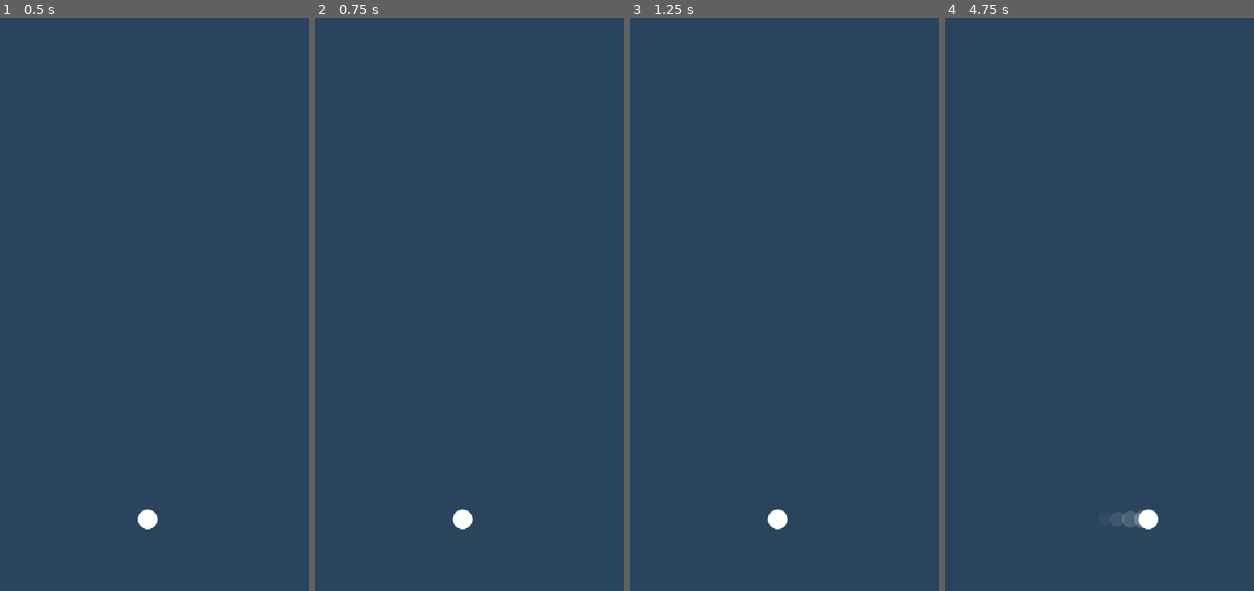
Above: before the commit, frames 1-4 (left to right).
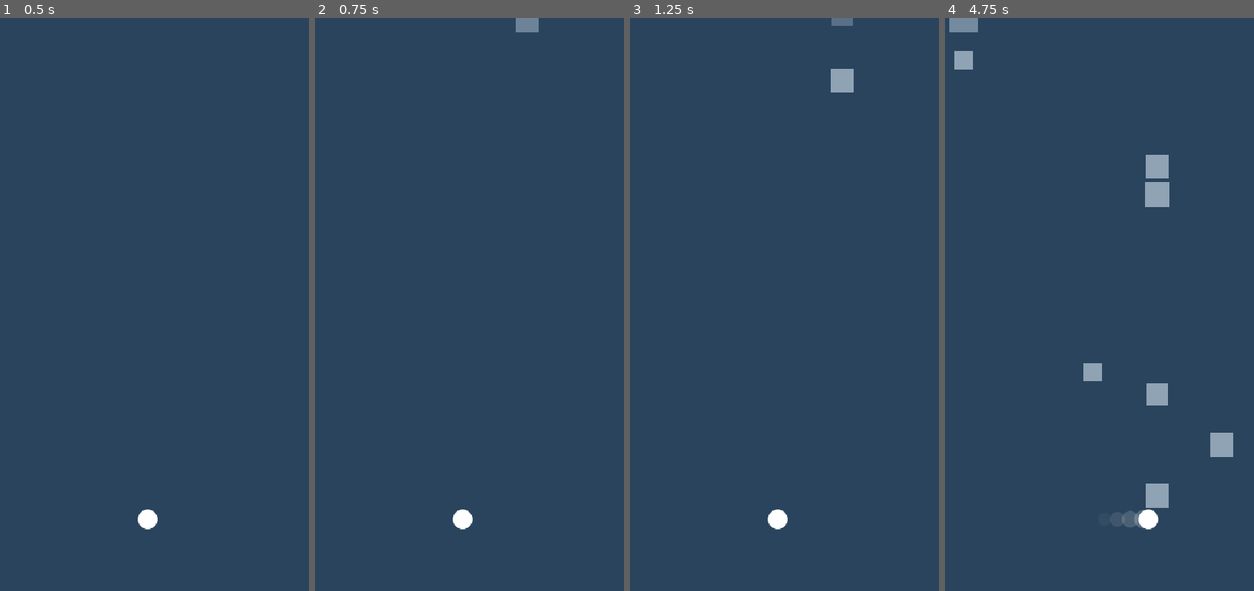
Above: after the commit, the same moments.

Repository: Coleryn/Slipstream
Game: Godot game, scene res://scenes/Main.tscn
The game is run twice, just before and just after one commit, with the same random seed, the same clock (stepped at 60 frames per second) and the same inputs.
Inputs (mouse positions are in pixels of both pictures, inside the frame that each line leads up to):
- Up to frame 1 (0.5 s): no input
- Up to frame 2 (0.75 s): tap Enter at 0.5 s; move the mouse to (534, 275) at 0.52 s; click (534, 275) at 0.67 s
- Up to frame 3 (1.25 s): no input
- Up to frame 4 (4.75 s): drag from (1028, 333) to (1093, 522) at 1.27 s; move the mouse to (1124, 178) at 2.02 s; click (1124, 178) at 2.17 s; drag from (1077, 419) to (994, 218) at 2.77 s; move the mouse to (1189, 390) at 3.52 s; click (1189, 390) at 3.67 s; drag from (994, 218) to (1074, 522) at 4.27 s

Frame 1 is identical in both runs. In frame 2, 0.2% of the frame differs, in the area x 64-73%, y 0-3%; in frame 3, 0.4%; in frame 4, 2.2%, in the area x 1-94%, y 0-86%.

Commit message:
M3: pooled Square scene and lane-based Spawner

Diff:
--- a/project.godot
+++ b/project.godot
@@ -12,7 +12,7 @@
 
 config/name="Slipstream"
 run/main_scene="res://scenes/Main.tscn"
-config/features=PackedStringArray("4.6", "GL Compatibility")
+config/features=PackedStringArray("4.7", "GL Compatibility")
 
 [autoload]
 
@@ -23,7 +23,6 @@
 window/size/viewport_width=540
 window/size/viewport_height=960
 window/stretch/mode="canvas_items"
-window/stretch/aspect="keep"
 window/handheld/orientation=1
 
 [rendering]
--- a/scenes/Main.tscn
+++ b/scenes/Main.tscn
@@ -1,9 +1,12 @@
-[gd_scene load_steps=3 format=3]
+[gd_scene load_steps=4 format=3]
 
 [ext_resource type="Script" path="res://scripts/Main.gd" id="1_main"]
-[ext_resource type="PackedScene" path="res://scenes/Player.tscn" id="2_player"]
+[ext_resource type="PackedScene" path="res://scenes/Spawner.tscn" id="2_spawner"]
+[ext_resource type="PackedScene" path="res://scenes/Player.tscn" id="3_player"]
 
 [node name="Main" type="Node2D"]
 script = ExtResource("1_main")
 
-[node name="Player" parent="." instance=ExtResource("2_player")]
+[node name="Spawner" parent="." instance=ExtResource("2_spawner")]
+
+[node name="Player" parent="." instance=ExtResource("3_player")]
--- /dev/null
+++ b/scenes/Spawner.tscn
@@ -0,0 +1,6 @@
+[gd_scene load_steps=2 format=3]
+
+[ext_resource type="Script" path="res://scripts/Spawner.gd" id="1_spawner"]
+
+[node name="Spawner" type="Node2D"]
+script = ExtResource("1_spawner")
--- /dev/null
+++ b/scenes/Square.tscn
@@ -0,0 +1,15 @@
+[gd_scene load_steps=3 format=3]
+
+[ext_resource type="Script" path="res://scripts/Square.gd" id="1_square"]
+
+[sub_resource type="RectangleShape2D" id="RectangleShape2D_square"]
+resource_local_to_scene = true
+size = Vector2(40, 40)
+
+[node name="Square" type="Area2D"]
+collision_layer = 2
+collision_mask = 0
+script = ExtResource("1_square")
+
+[node name="CollisionShape2D" type="CollisionShape2D" parent="."]
+shape = SubResource("RectangleShape2D_square")
--- /dev/null
+++ b/scripts/Spawner.gd
@@ -0,0 +1,66 @@
+extends Node2D
+
+## Spawns squares from a pool, spread across vertical lanes.
+
+const SQUARE_SCENE: PackedScene = preload("res://scenes/Square.tscn")
+
+@export_group("Lanes")
+@export_range(1, 12, 1) var lane_count: int = 5
+
+@export_group("Squares")
+@export_range(8.0, 120.0, 1.0) var min_size: float = 28.0
+@export_range(8.0, 160.0, 1.0) var max_size: float = 52.0
+@export_range(20.0, 600.0, 5.0) var min_speed: float = 110.0
+@export_range(20.0, 900.0, 5.0) var max_speed: float = 240.0
+@export var spawn_margin: float = 8.0
+
+@export_group("Timing")
+@export_range(0.1, 3.0, 0.05) var spawn_interval: float = 0.55
+@export_range(0.0, 1.0, 0.01) var interval_variation: float = 0.2
+
+var _pool: Array[Square] = []
+var _timer: float = 0.0
+
+
+func _ready() -> void:
+	_timer = _next_interval()
+
+
+func _process(delta: float) -> void:
+	_timer -= delta
+	if _timer > 0.0:
+		return
+	_timer += _next_interval()
+	_spawn()
+
+
+func _spawn() -> void:
+	var square: Square = _acquire()
+	if square == null:
+		return
+	var square_size: float = randf_range(minf(min_size, max_size), maxf(min_size, max_size))
+	var lane_width: float = get_viewport_rect().size.x / float(lane_count)
+	var lane: int = randi_range(0, lane_count - 1)
+	square.position = Vector2(lane_width * (float(lane) + 0.5), -square_size * 0.5 - spawn_margin)
+	square.activate(square_size, randf_range(minf(min_speed, max_speed), maxf(min_speed, max_speed)), Square.Type.NORMAL, Palette.SQUARE_NORMAL)
+
+
+func _acquire() -> Square:
+	if not _pool.is_empty():
+		return _pool.pop_back()
+	var square: Square = SQUARE_SCENE.instantiate() as Square
+	if square == null:
+		return null
+	square.escaped.connect(_recycle)
+	add_child(square)
+	return square
+
+
+func _recycle(square: Square) -> void:
+	square.deactivate()
+	_pool.push_back(square)
+
+
+func _next_interval() -> float:
+	var jitter: float = spawn_interval * interval_variation
+	return maxf(spawn_interval + randf_range(-jitter, jitter), 0.05)
--- /dev/null
+++ b/scripts/Square.gd
@@ -0,0 +1,58 @@
+class_name Square
+extends Area2D
+
+## A falling square. Driven entirely by the Spawner: pooled, reused, never freed.
+
+signal escaped(square: Square)
+
+enum Type { NORMAL, FAST, GOLD }
+
+@export var size: float = 40.0
+@export var speed: float = 180.0
+@export var type: Type = Type.NORMAL
+@export_range(0.0, 0.5, 0.01) var fade_in_time: float = 0.25
+@export var cull_margin: float = 48.0
+
+var _color: Color = Palette.SQUARE_NORMAL
+var _appear: float = 0.0
+
+
+func activate(in_size: float, in_speed: float, in_type: Type, in_color: Color) -> void:
+	size = in_size
+	speed = in_speed
+	type = in_type
+	_color = in_color
+	_appear = 0.0
+	show()
+	set_process(true)
+	_sync_shape()
+	queue_redraw()
+
+
+func deactivate() -> void:
+	hide()
+	set_process(false)
+
+
+func _process(delta: float) -> void:
+	position.y += speed * delta
+	if _appear < 1.0:
+		_appear = minf(_appear + delta / maxf(fade_in_time, 0.001), 1.0)
+		queue_redraw()
+	if position.y - size * 0.5 > get_viewport_rect().size.y + cull_margin:
+		escaped.emit(self)
+
+
+func _draw() -> void:
+	var half: float = size * 0.5
+	draw_rect(Rect2(Vector2(-half, -half), Vector2(size, size)), Color(_color, _appear))
+
+
+func _sync_shape() -> void:
+	var shape_node := get_node_or_null("CollisionShape2D") as CollisionShape2D
+	if shape_node == null:
+		return
+	var rect := shape_node.shape as RectangleShape2D
+	if rect == null:
+		return
+	rect.size = Vector2(size, size)
Not shown, added: scripts/Spawner.gd.uid
Not shown, added: scripts/Square.gd.uid
Not shown, changed: AGENTS.md
